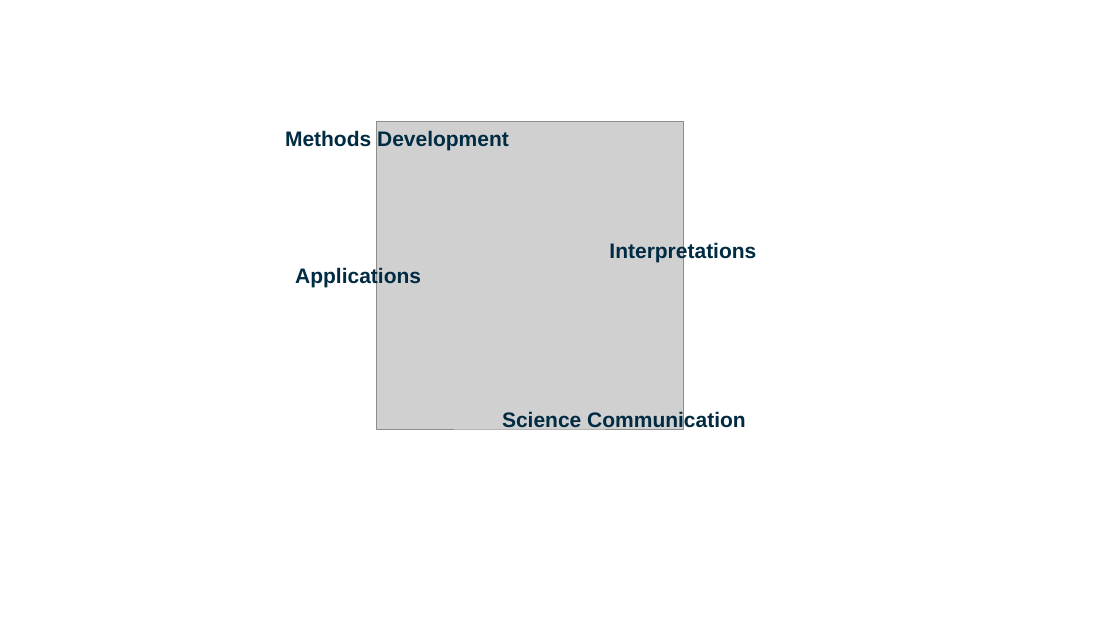
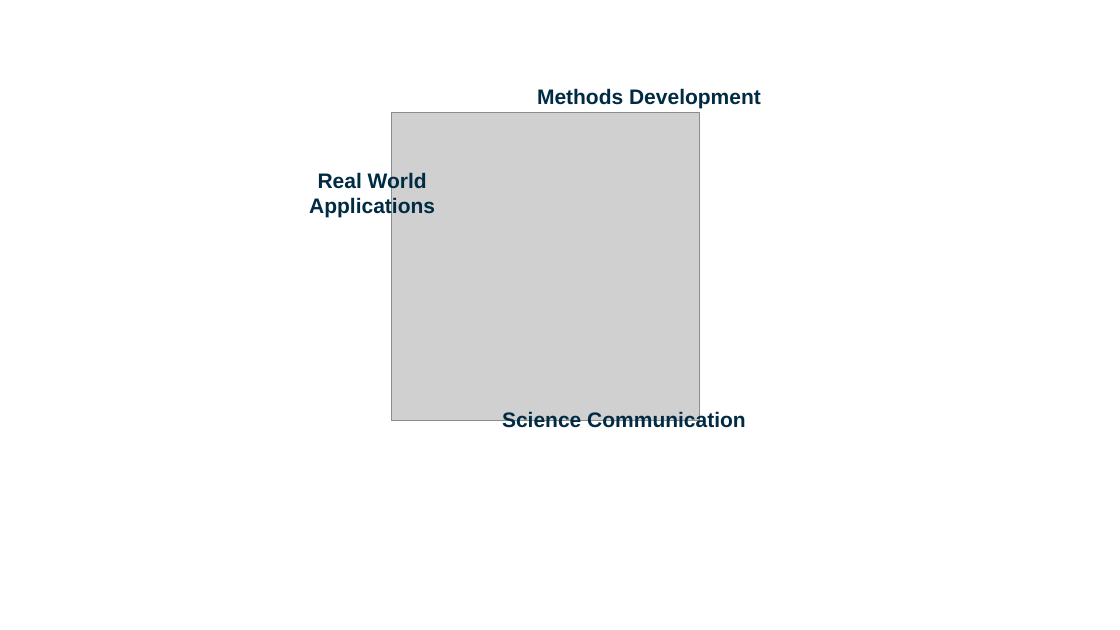
Before and after one commit to palolili23/presentations, a slide deck: slide 12 of 2025_job_talk_ucla/extra_slides.pptx. Drawn at 1120x630 pixels with LibreOffice and Linux fonts; fonts in the diff are those of the drawing; grey boxes stand for pictures. Boxes give left, top, right and bottom in pixels: in the first picture for what was removed or moved away, otherwise in the second. Text is boxed around its words. In the diff, an @@ line names an element or a change of style, - is before the commit and + after.

```diff
--- a/2025_job_talk_ucla/extra_slides.pptx
+++ b/2025_job_talk_ucla/extra_slides.pptx
@@ text "Methods Development": place and size @@
-text "Methods Development" at box(285, 130, 509, 151)
+text "Methods Development" at box(537, 88, 761, 108)
@@ picture: place and size @@
-picture at box(376, 122, 684, 429)
+picture at box(392, 113, 700, 420)
@@ text at box(309, 172, 435, 218): text changed @@
-Applications
+Real World Applications
@@ text removed at box(609, 242, 756, 263) @@
-Interpretations
```
Also in this commit, not shown: 1 other slide changed, 3 slides added, 42 other files.
